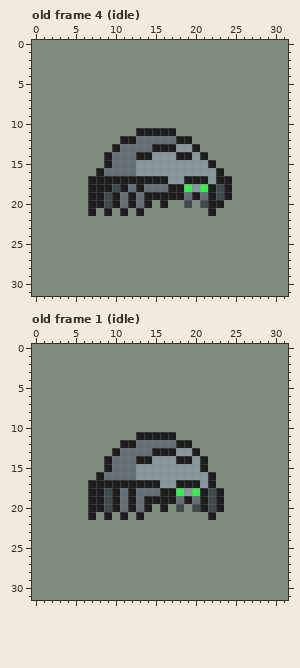
Two versions of one pixel-art file, game/code/assets/art/enemies/spirk/aseprite/Sprite-spirk-animation-full.aseprite. That is the earlier state.
32x32 pixels, 12 frames. Shown: old frame 4 (idle), old frame 1 (idle). The commit also changed other frames, which this record leaves out.
After:
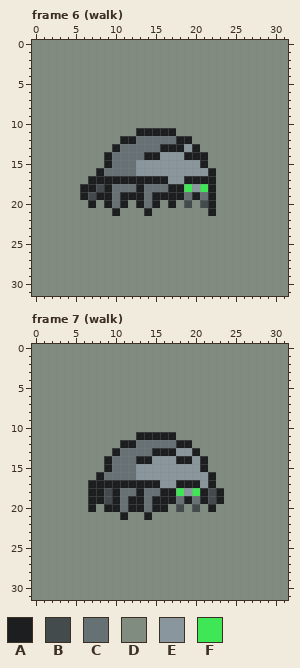
Palette (. is transparent): A #1c1e20  B #434b4d  C #667176  D #7f8c7f  E #89969d  F #3fe656
A new or re-ordered frame is compared with the old frame closest to it.
Message: sprite [zk3Ql0cw]: animação do inimigo 2 (spirk) andando
Diff:
frames 12 -> 16
layer "spirk" removed
Frame 6 (walk) is new; against old frame 4 (idle):
Colour A replaces colour B in rows 19 to 20 at x 9.
Colour A replaces colour C in rows 19 to 20 at x 11 and 13.
Colour A replaces colour D in rows 18 to 19 at x 6; in row 20 at x 15 and 17; in row 21 at x 10 and 14.
Colour A replaces colour E in row 13 at x 18; in row 14 at x 15 and 20; in row 15 at x 21; in rows 16 to 17 at x 22.
Colour B replaces colour A in row 18 at x 8; in row 19 at x 7.
Colour C replaces colour A in row 13 at x 15; in row 14 at x 13; in row 18 at x 11; in rows 19 to 20 at x 10 and 14.
Colour C replaces colour B in row 18 at x 10.
Colour D replaces colour A in row 15 at x 22; in row 16 at x 23; in row 17 at x 23 to 24; in rows 18 to 19 at x 24; in row 20 at x 8, 12, 16 and 23; in row 21 at x 7, 9, 11 and 13.
Colour D replaces colour B in rows 18 to 19 at x 23.
Colour E replaces colour A in row 14 at x 18.
Frame 7 (walk) is new; against old frame 1 (idle):
Colour A replaces colour B in row 20 at x 9 and 22.
Colour A replaces colour C in rows 18 to 20 at x 13.
Colour A replaces colour D in row 20 at x 15; in row 21 at x 14.
Colour C replaces colour A in row 18 at x 12; in rows 19 to 20 at x 14.
Colour D replaces colour A in row 20 at x 8, 21 and 23; in row 21 at x 7, 9, 13 and 22.
